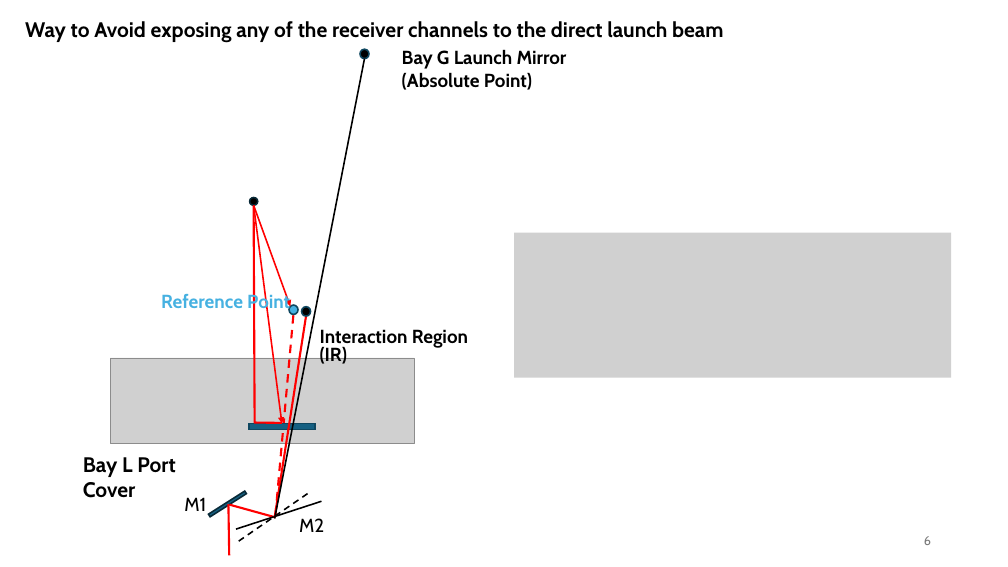
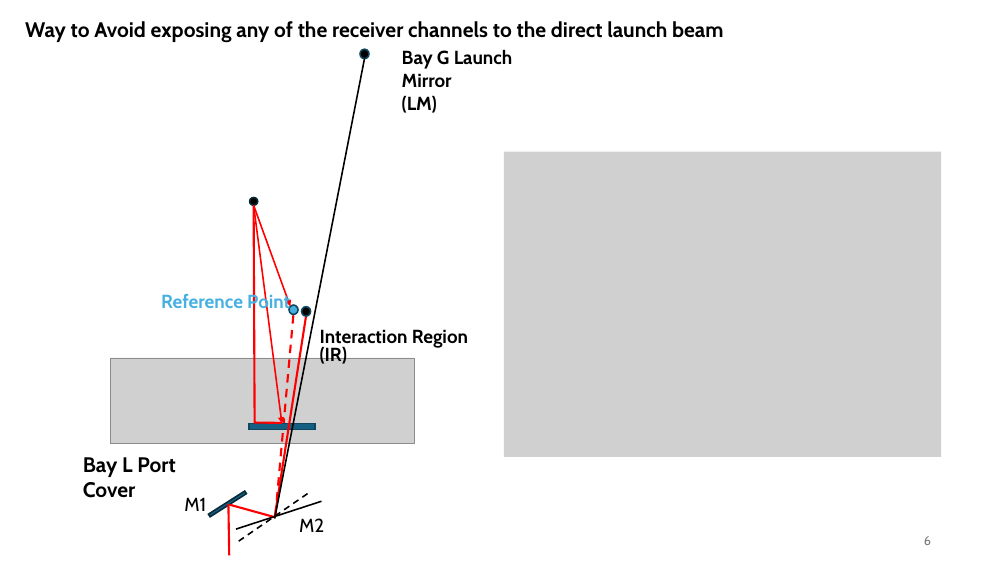
Before and after one commit to USTC-star/computer_share, a slide deck: slide 6 of NSTX-U High-k scattering Calculation_20240717.pptx. Drawn at 1008x567 pixels with LibreOffice and Linux fonts; fonts in the diff are those of the drawing; grey boxes stand for pictures. Boxes give left, top, right and bottom in pixels: in the first picture for what was removed or moved away, otherwise in the second. Text is boxed around its words. In the diff, an @@ line names an element or a change of style, - is before the commit and + after.

```diff
--- a/NSTX-U High-k scattering Calculation_20240717.pptx
+++ b/NSTX-U High-k scattering Calculation_20240717.pptx
@@ text at (402,95,437,113): text changed @@
-(Absolute Point)
+(LM)
@@ picture: place and size @@
-picture at (514,233,951,378)
+picture at (504,151,941,457)
```
Also in this commit, not shown: 2 other slides changed, 1 slide added, 1 other file.
